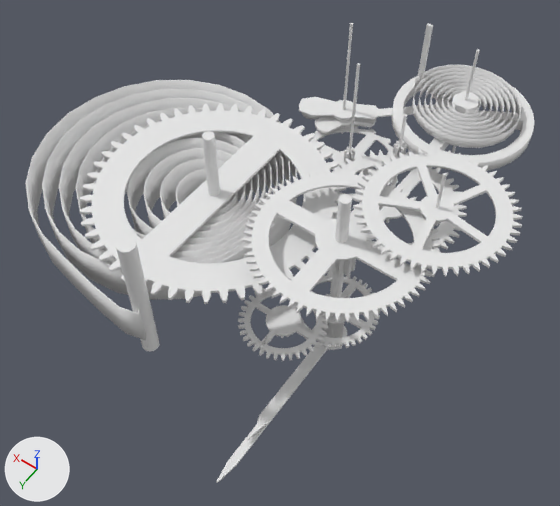
The COLLADA model assets/models/clock.dae as it was, and as the next commit left it.
One viewpoint serves both versions: a camera (50 mm lens) standing at (-9.66, 17.87, 20.94) and looking at (-0.16, 4.57, 0.04). Lighting does not change. The marker at lower left points along +X, +Y and +Z. Where no turn or scale is listed for an object, it has been applied to the vertices.

In view in the first picture: 'anchor', 'escape_wheel', 'gear_000', 'gear_001', 'gear_002', 'gear_003', 'gear_hours', 'gear_minutes', 'hand_hours', 'hand_minutes', 'movement_spring', 'pendulum', 'pendulum_spring', 'pin_005', 'pin_006', 'pin_007', 'spring_holder'.
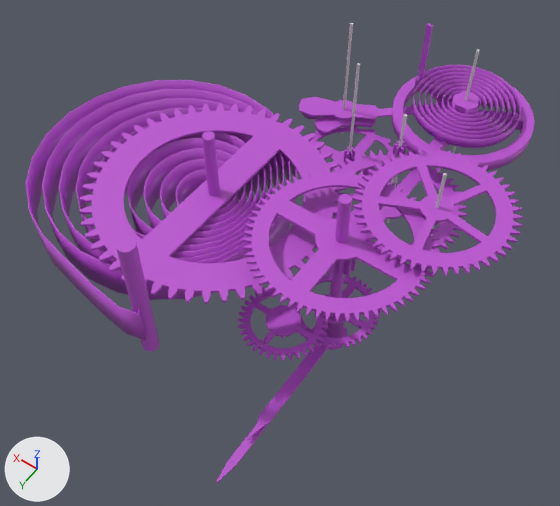
Pixel boxes [x1, y1, x2, y2] of what changed, in the pictures (560 x 506 px):
'movement_spring', recoloured (grey to purple): [25, 80, 297, 340] in both
'gear_002', recoloured (white to purple): [80, 103, 346, 304] in both
'gear_minutes', recoloured (white to purple): [243, 168, 441, 323] in both
'gear_001', recoloured (white to purple): [353, 148, 523, 277] in both
'pendulum_spring', recoloured (grey to purple): [412, 65, 522, 148] in both
'pendulum', recoloured (white to purple): [391, 76, 534, 171] in both
'gear_003', recoloured (grey to purple): [238, 287, 329, 361] in both
'gear_000', recoloured (white to purple): [332, 141, 467, 260] in both
'anchor', recoloured (white to purple): [299, 97, 441, 139] in both
'pin_007', recoloured (grey to purple): [116, 236, 160, 352] in both
'gear_hours', recoloured (grey to purple): [298, 272, 380, 349] in both
'hand_hours', recoloured (grey to purple): [247, 326, 347, 441] in both
'escape_wheel', recoloured (white to purple): [297, 126, 398, 199] in both
'pin_005', recoloured (grey to purple): [330, 194, 352, 298] in both
'pin_006', recoloured (grey to purple): [202, 131, 220, 196] in both
'hand_minutes', recoloured (white to purple): [216, 344, 344, 483] in both
'spring_holder', recoloured (grey to purple): [417, 23, 433, 81] in both

Patch to the scene script:
```diff
--- a/assets/models/clock.dae.py
+++ b/assets/models/clock.dae.py
@@ me_escape_wheel @@
 me_escape_wheel.from_pydata(...)  # 446 vertices, 856 faces; spans x -1.98..1.98, y -1.98..1.98, z -0.06..0.54
+me_escape_wheel.materials.append(mat_default)  # purple #bc54d1
@@ me_anchor @@
 me_anchor.from_pydata(...)  # 256 vertices, 474 faces; spans x -3.59..1.63, y -2.11..1.21, z -0.51..0.91
+me_anchor.materials.append(mat_default)  # purple #bc54d1
@@ me_pendulum @@
 me_pendulum.from_pydata(...)  # 221 vertices, 436 faces; spans x -2.48..2.47, y -2.48..2.47, z -0.61..1.02
+me_pendulum.materials.append(mat_default)  # purple #bc54d1
@@ me_gear_000 @@
 me_gear_000.from_pydata(...)  # 1578 vertices, 3112 faces; spans x -2.59..2.59, y -2.59..2.59, z -0.05..2.78
+me_gear_000.materials.append(mat_default)  # purple #bc54d1
@@ me_gear_001 @@
 me_gear_001.from_pydata(...)  # 1588 vertices, 3120 faces; spans x -2.49..2.49, y -2.49..2.49, z -0.59..0.05
+me_gear_001.materials.append(mat_default)  # purple #bc54d1
@@ me_gear_007 @@
 me_gear_007.from_pydata(...)  # 2345 vertices, 4616 faces; spans x -2.89..2.89, y -2.89..2.89, z -3.47..0.05
+me_gear_007.materials.append(mat_default)  # purple #bc54d1
@@ me_pin_005 @@
 me_pin_005.from_pydata(...)  # 24 vertices, 44 faces; spans x -0.19..0.19, y -0.19..0.19, z -2.6..2.5
+me_pin_005.materials.append(mat_default)  # purple #bc54d1
@@ me_gear_002 @@
 me_gear_002.from_pydata(...)  # 1400 vertices, 2804 faces; spans x -4.25..4.25, y -4.25..4.25, z -0.05..0.05
+me_gear_002.materials.append(mat_default)  # purple #bc54d1
@@ me_pin_006 @@
 me_pin_006.from_pydata(...)  # 24 vertices, 44 faces; spans x -0.19..0.19, y -0.19..0.19, z -2.5..2.5
+me_pin_006.materials.append(mat_default)  # purple #bc54d1
@@ me_pendulum_spring @@
 me_pendulum_spring.from_pydata(...)  # 772 vertices, 1540 faces; spans x -3.71..0.21, y -1.96..1.86, z -0.28..0.23
+me_pendulum_spring.materials.append(mat_default)  # purple #bc54d1
@@ me_spring_holder @@
 me_spring_holder.from_pydata(...)  # 24 vertices, 44 faces; spans x -0.1..0.1, y -0.04..0.04, z -1.58..1.0
+me_spring_holder.materials.append(mat_default)  # purple #bc54d1
@@ me_movement_spring @@
 me_movement_spring.from_pydata(...)  # 1076 vertices, 2144 faces; spans x -2.27..6.66, y -4.53..4.98, z -0.71..0.71
+me_movement_spring.materials.append(mat_default)  # purple #bc54d1
@@ me_pin_007 @@
 me_pin_007.from_pydata(...)  # 24 vertices, 44 faces; spans x -0.27..0.27, y -0.27..0.27, z -2.5..2.5
+me_pin_007.materials.append(mat_default)  # purple #bc54d1
@@ me_gear_003 @@
 me_gear_003.from_pydata(...)  # 1323 vertices, 2568 faces; spans x -1.46..1.46, y -1.46..1.46, z -0.45..0.05
+me_gear_003.materials.append(mat_default)  # purple #bc54d1
@@ me_gear_hours @@
 me_gear_hours.from_pydata(...)  # 1346 vertices, 2670 faces; spans x -1.5..1.5, y -1.5..1.5, z -1.58..0.05
+me_gear_hours.materials.append(mat_default)  # purple #bc54d1
@@ me_hand_hours @@
 me_hand_hours.from_pydata(...)  # 134 vertices, 264 faces; spans x -0.53..0.53, y -0.52..4.85, z 0.0..0.09
+me_hand_hours.materials.append(mat_default)  # purple #bc54d1
@@ me_hand_minutes @@
 me_hand_minutes.from_pydata(...)  # 110 vertices, 212 faces; spans x -0.5..0.5, y -0.5..6.41, z -0.05..1.99
+me_hand_minutes.materials.append(mat_default)  # purple #bc54d1
```
